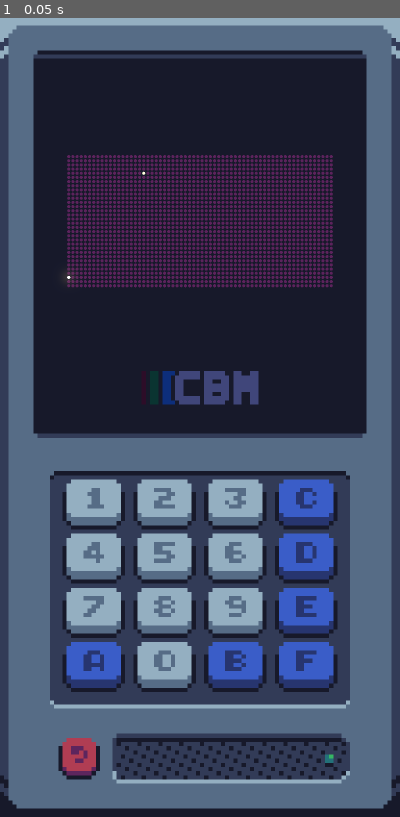
Above: before the commit, frame 1.
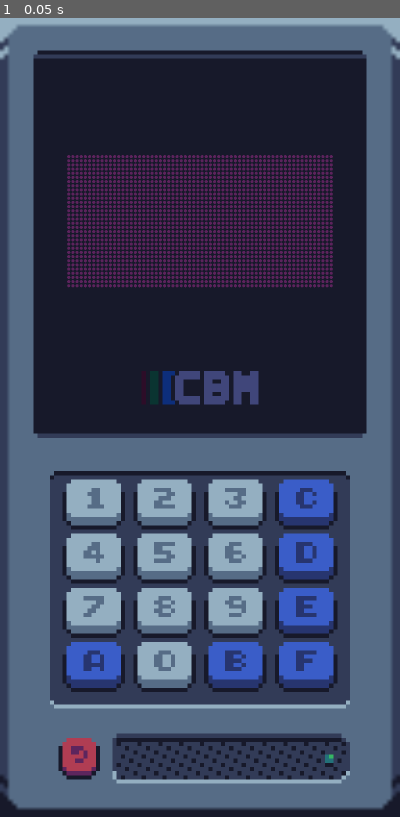
Above: after the commit, the same moment.

Repository: CatMeowByte/chip_byte_micro
Game: Godot game, scene res://source/scenes/main.tscn
Same seed, same stepped clock (60 frames per second), same inputs: the game is played once before the commit and once after it.
Inputs:
- Up to frame 1 (0.05 s): no input

The runs differ from the first frame. In frame 1, 0.2% of the frame differs, in the area x 0-100%, y 1-100%.
Error before the commit: Cannot call method 'eof_reached' on a null value. (res://source/scripts/core.gd:31)

Commit message:
svdndgkhvsdnlsknfms

Diff:
--- a/project.godot
+++ b/project.godot
@@ -13,7 +13,6 @@
 config/name="CHIP-Byte Micro"
 run/main_scene="uid://pvharl2pwbct"
 config/features=PackedStringArray("4.4", "GL Compatibility")
-run/max_fps=10
 boot_splash/bg_color=Color(0.337255, 0.423529, 0.52549, 1)
 boot_splash/fullsize=false
 boot_splash/use_filter=false
--- a/source/scenes/main.tscn
+++ b/source/scenes/main.tscn
@@ -1,6 +1,7 @@
-[gd_scene load_steps=9 format=3 uid="uid://pvharl2pwbct"]
+[gd_scene load_steps=10 format=3 uid="uid://pvharl2pwbct"]
 
 [ext_resource type="Script" uid="uid://bun5owrp8n5nm" path="res://source/scripts/core.gd" id="1_7iyis"]
+[ext_resource type="Script" uid="uid://bqfr1pi2io0mh" path="res://source/scripts/main.gd" id="1_rvs5q"]
 [ext_resource type="Texture2D" uid="uid://dka22k4kgsg5a" path="res://source/images/background_cover.png" id="1_t081b"]
 [ext_resource type="Script" uid="uid://bot5dwdp6npf1" path="res://source/scripts/gui/split_container_orientation.gd" id="1_ywmtt"]
 [ext_resource type="PackedScene" uid="uid://ssryli5jpdkl" path="res://source/scenes/side_top.tscn" id="4_ywmtt"]
@@ -19,19 +20,22 @@
 [sub_resource type="Environment" id="Environment_7iyis"]
 background_mode = 3
 glow_enabled = true
-glow_intensity = 1.0
+glow_intensity = 0.25
 
-[node name="Main" type="Control"]
-texture_filter = 1
+[node name="Main" type="Node" node_paths=PackedStringArray("Core", "Display")]
+script = ExtResource("1_rvs5q")
+Core = NodePath("Core")
+Display = NodePath("Interface/Split/MarginTop/Top/VBoxContainer/AspectContainer/Display")
+
+[node name="Interface" type="Control" parent="."]
 layout_mode = 3
 anchors_preset = 15
 anchor_right = 1.0
 anchor_bottom = 1.0
 grow_horizontal = 2
 grow_vertical = 2
-script = ExtResource("1_7iyis")
 
-[node name="Panel" type="Panel" parent="."]
+[node name="Panel" type="Panel" parent="Interface"]
 layout_mode = 1
 anchors_preset = 15
 anchor_right = 1.0
@@ -40,7 +44,7 @@
 grow_vertical = 2
 theme_override_styles/panel = SubResource("StyleBoxTexture_rvs5q")
 
-[node name="Split" type="SplitContainer" parent="."]
+[node name="Split" type="SplitContainer" parent="Interface"]
 layout_mode = 1
 anchors_preset = 15
 anchor_right = 1.0
@@ -55,8 +59,9 @@
 vertical = true
 drag_area_highlight_in_editor = true
 script = ExtResource("1_ywmtt")
+metadata/_custom_type_script = "uid://bot5dwdp6npf1"
 
-[node name="MarginTop" type="MarginContainer" parent="Split"]
+[node name="MarginTop" type="MarginContainer" parent="Interface/Split"]
 layout_mode = 2
 size_flags_horizontal = 3
 size_flags_vertical = 3
@@ -65,22 +70,29 @@
 theme_override_constants/margin_right = 8
 theme_override_constants/margin_bottom = 4
 
-[node name="Top" parent="Split/MarginTop" instance=ExtResource("4_ywmtt")]
+[node name="Top" parent="Interface/Split/MarginTop" instance=ExtResource("4_ywmtt")]
 unique_name_in_owner = true
 layout_mode = 2
 
-[node name="MarginBottom" type="MarginContainer" parent="Split"]
+[node name="MarginBottom" type="MarginContainer" parent="Interface/Split"]
 layout_mode = 2
 theme_override_constants/margin_left = 8
 theme_override_constants/margin_top = 4
 theme_override_constants/margin_right = 8
 theme_override_constants/margin_bottom = 8
 
-[node name="Bottom" parent="Split/MarginBottom" instance=ExtResource("7_rvs5q")]
+[node name="Bottom" parent="Interface/Split/MarginBottom" instance=ExtResource("7_rvs5q")]
 unique_name_in_owner = true
 layout_mode = 2
 
 [node name="World" type="WorldEnvironment" parent="."]
 environment = SubResource("Environment_7iyis")
 
-[connection signal="resized" from="Split" to="Split" method="_on_resized"]
+[node name="Core" type="Node" parent="."]
+unique_name_in_owner = true
+script = ExtResource("1_7iyis")
+metadata/_custom_type_script = "uid://bun5owrp8n5nm"
+
+[connection signal="resized" from="Interface/Split" to="Interface/Split" method="_on_resized"]
+
+[editable path="Interface/Split/MarginTop/Top"]
--- a/source/scenes/side_bottom.tscn
+++ b/source/scenes/side_bottom.tscn
@@ -198,6 +198,7 @@
 passby_press = true
 action = "1"
 script = ExtResource("2_7qcbo")
+metadata/_custom_type_script = "uid://c1ynbrqisklim"
 
 [node name="2" type="TouchScreenButton" parent="Node2D/ButtonPad"]
 position = Vector2(17, 0)
@@ -208,6 +209,7 @@
 passby_press = true
 action = "2"
 script = ExtResource("2_7qcbo")
+metadata/_custom_type_script = "uid://c1ynbrqisklim"
 
 [node name="3" type="TouchScreenButton" parent="Node2D/ButtonPad"]
 position = Vector2(34, 0)
@@ -218,6 +220,7 @@
 passby_press = true
 action = "3"
 script = ExtResource("2_7qcbo")
+metadata/_custom_type_script = "uid://c1ynbrqisklim"
 
 [node name="4" type="TouchScreenButton" parent="Node2D/ButtonPad"]
 position = Vector2(0, 13)
@@ -228,6 +231,7 @@
 passby_press = true
 action = "4"
 script = ExtResource("2_7qcbo")
+metadata/_custom_type_script = "uid://c1ynbrqisklim"
 
 [node name="5" type="TouchScreenButton" parent="Node2D/ButtonPad"]
 position = Vector2(17, 13)
@@ -238,6 +242,7 @@
 passby_press = true
 action = "5"
 script = ExtResource("2_7qcbo")
+metadata/_custom_type_script = "uid://c1ynbrqisklim"
 
 [node name="6" type="TouchScreenButton" parent="Node2D/ButtonPad"]
 position = Vector2(34, 13)
@@ -248,6 +253,7 @@
 passby_press = true
 action = "6"
 script = ExtResource("2_7qcbo")
+metadata/_custom_type_script = "uid://c1ynbrqisklim"
 
 [node name="7" type="TouchScreenButton" parent="Node2D/ButtonPad"]
 position = Vector2(0, 26)
@@ -258,6 +264,7 @@
 passby_press = true
 action = "7"
 script = ExtResource("2_7qcbo")
+metadata/_custom_type_script = "uid://c1ynbrqisklim"
 
 [node name="8" type="TouchScreenButton" parent="Node2D/ButtonPad"]
 position = Vector2(17, 26)
@@ -268,6 +275,7 @@
 passby_press = true
 action = "8"
 script = ExtResource("2_7qcbo")
+metadata/_custom_type_script = "uid://c1ynbrqisklim"
 
 [node name="9" type="TouchScreenButton" parent="Node2D/ButtonPad"]
 position = Vector2(34, 26)
@@ -278,6 +286,7 @@
 passby_press = true
 action = "9"
 script = ExtResource("2_7qcbo")
+metadata/_custom_type_script = "uid://c1ynbrqisklim"
 
 [node name="A" type="TouchScreenButton" parent="Node2D/ButtonPad"]
 position = Vector2(0, 39)
@@ -288,6 +297,7 @@
 passby_press = true
 action = "A"
 script = ExtResource("2_7qcbo")
+metadata/_custom_type_script = "uid://c1ynbrqisklim"
 
 [node name="B" type="TouchScreenButton" parent="Node2D/ButtonPad"]
 position = Vector2(34, 39)
@@ -298,6 +308,7 @@
 passby_press = true
 action = "B"
 script = ExtResource("2_7qcbo")
+metadata/_custom_type_script = "uid://c1ynbrqisklim"
 
 [node name="C" type="TouchScreenButton" parent="Node2D/ButtonPad"]
 position = Vector2(51, 0)
@@ -308,6 +319,7 @@
 passby_press = true
 action = "C"
 script = ExtResource("2_7qcbo")
+metadata/_custom_type_script = "uid://c1ynbrqisklim"
 
 [node name="D" type="TouchScreenButton" parent="Node2D/ButtonPad"]
 position = Vector2(51, 13)
@@ -318,6 +330,7 @@
 passby_press = true
 action = "D"
 script = ExtResource("2_7qcbo")
+metadata/_custom_type_script = "uid://c1ynbrqisklim"
 
 [node name="E" type="TouchScreenButton" parent="Node2D/ButtonPad"]
 position = Vector2(51, 26)
@@ -328,6 +341,7 @@
 passby_press = true
 action = "E"
 script = ExtResource("2_7qcbo")
+metadata/_custom_type_script = "uid://c1ynbrqisklim"
 
 [node name="F" type="TouchScreenButton" parent="Node2D/ButtonPad"]
 position = Vector2(51, 39)
@@ -338,6 +352,7 @@
 passby_press = true
 action = "F"
 script = ExtResource("2_7qcbo")
+metadata/_custom_type_script = "uid://c1ynbrqisklim"
 
 [node name="0" type="TouchScreenButton" parent="Node2D/ButtonPad"]
 position = Vector2(17, 39)
@@ -348,6 +363,7 @@
 passby_press = true
 action = "0"
 script = ExtResource("2_7qcbo")
+metadata/_custom_type_script = "uid://c1ynbrqisklim"
 
 [node name="Reset" type="TouchScreenButton" parent="Node2D"]
 position = Vector2(2, 64)
@@ -357,6 +373,7 @@
 shape_visible = false
 action = "Reset"
 script = ExtResource("2_7qcbo")
+metadata/_custom_type_script = "uid://c1ynbrqisklim"
 
 [node name="Beeper" type="AnimatedSprite2D" parent="Node2D"]
 position = Vector2(44, 69)
--- a/source/scenes/side_top.tscn
+++ b/source/scenes/side_top.tscn
@@ -44,6 +44,7 @@
 layout_mode = 2
 texture = ExtResource("3_emef4")
 script = ExtResource("4_iisak")
+metadata/_custom_type_script = "uid://bfjhweaffp06x"
 
 [node name="TextureRect" type="TextureRect" parent="VBoxContainer"]
 modulate = Color(0.265, 0.2885, 0.5, 1)
--- a/source/scripts/core.gd
+++ b/source/scripts/core.gd
@@ -1,31 +1,69 @@
 extends Node
+class_name CBMCore
 
-@onready var Display: TextureRect = %Top/%Display
+const VIDEO: Dictionary[String, int] = {
+	WIDTH = 64,
+	HEIGHT = 32,
+}
+const FONT: Array[int] = [
+	0xE0, 0xA0, 0xA0, 0xA0, 0xE0, # 0
+	0xC0, 0x40, 0x40, 0x40, 0xE0, # 1
+	0xE0, 0x20, 0xE0, 0x80, 0xE0, # 2
+	0xE0, 0x20, 0xE0, 0x20, 0xE0, # 3
+	0xA0, 0xA0, 0xE0, 0x20, 0x20, # 4
+	0xE0, 0x80, 0xE0, 0x20, 0xE0, # 5
+	0xE0, 0x80, 0xE0, 0xA0, 0xE0, # 6
+	0xE0, 0x20, 0x40, 0x40, 0x40, # 7
+	0xE0, 0xA0, 0xE0, 0xA0, 0xE0, # 8
+	0xE0, 0xA0, 0xE0, 0x20, 0xE0, # 9
+	0xE0, 0xA0, 0xE0, 0xA0, 0xA0, # A
+	0xC0, 0xA0, 0xE0, 0xA0, 0xC0, # B
+	0xE0, 0x80, 0x80, 0x80, 0xE0, # C
+	0xC0, 0xA0, 0xA0, 0xA0, 0xC0, # D
+	0xE0, 0x80, 0xE0, 0x80, 0xE0, # E
+	0xE0, 0x80, 0xE0, 0x80, 0x80  # F
+]
 
 var memory: PackedByteArray # 4096 byte
-var buffer: PackedByteArray # 2048 bit / 8 = 256 byte
+var buffer: PackedByteArray # should be 256 byte but 2048 for convenience
 var register: PackedByteArray # 16 byte
-var stack: PackedInt32Array # 16 * 2 byte
+var stack: PackedInt32Array # should be 16 * 2 byte but only exist int32
 
-var delay: int = 0 # 8 byte
-var sound: int = 0 # 8 byte
+var delay: int = 0 # 1 byte
+var sound: int = 0 # 1 byte
 
-var counter: int = 0 # 8 byte
+var counter: int = 0 # 2 byte
 var pointer: int = 0 # 2 byte
 
 
-func _ready() -> void:
+func init() -> void:
 	memory.resize(4096)
-	buffer.resize(64 * 32)
+	buffer.resize(VIDEO.WIDTH * VIDEO.HEIGHT)
+	register.resize(16)
+	stack.resize(16)
 
-	cartridge_load("/media/beta/game/chip 8/IBM Logo.ch8")
+	memory.fill(0)
+	buffer.fill(0)
+	register.fill(0)
+	stack.fill(0)
 
-func _process(_delta: float) -> void:
-	buffer.fill(0)
-	execute()
-	Display.flip(buffer)
+	delay = 0
+	sound = 0
+	counter = 0
+	pointer = 0
+
+	# Load font
+	for i: int in FONT.size():
+		memory[0x50 + i] = FONT[i]
+
 
 func cartridge_load(path: String) -> void:
+	if not path.to_lower().ends_with(".ch8"):
+		printerr("CARTRIDGE INVALID: ", path)
+		return
+
+	init()
+
 	var cartridge: FileAccess = FileAccess.open(path, FileAccess.READ)
 	pointer = 0x200
 	while not cartridge.eof_reached():
@@ -35,5 +73,69 @@
 		memory[pointer] = cartridge.get_8()
 		pointer += 1
 
+	counter = 0x200
+	print("CARTRIDGE LOADED: ", path)
+
+
 func execute() -> void:
-	buffer[(randi_range(0, 31) * 64) + randi_range(0, 63)] = 1
+	var opcode: int = memory[counter] << 8 | memory[counter + 1]
+	var is_increment: bool = true
+	match opcode & 0xF000:
+		# Core
+		0x0000:
+			match opcode & 0xFF:
+				# Clear
+				0xE0:
+					buffer.fill(0)
+				0xEE:
+					pass
+
+		# Jump Counter
+		0x1000:
+			counter = opcode & 0xFFF
+			is_increment = false
+
+		# Set Register
+		0x6000:
+			register[(opcode & 0xF00) >> 8] = opcode & 0xFF
+
+		# Add Register
+		0x7000:
+			# Does not affect carry register[0xF]
+			# Wrap around 8 bit
+			register[(opcode & 0xF00) >> 8] += opcode & 0xFF
+
+		# Jump Pointer
+		0xA000:
+			pointer = opcode & 0xFFF
+
+		# Draw Sprite
+		0xD000:
+			var x: int = register[(opcode & 0xF00) >> 8]
+			var y: int = register[(opcode & 0xF0) >> 4]
+			var h: int = opcode & 0xF
+
+			register[0xF] = 0 # Reset carry collision
+
+			for row: int in range(h):
+				var byte: int = memory[pointer + row] # 1 byte width
+				for i: int in range(8):
+					var bit: int = (byte >> (7 - i)) & 1
+					# Pixel position with edge wrap
+					var draw_x = (x + i) % VIDEO.WIDTH
+					var draw_y = (y + row) % VIDEO.HEIGHT
+					var pos = draw_y * VIDEO.WIDTH + draw_x
+
+					# Carry collision
+					if buffer[pos] and bit: register[0xF] = 1
+					buffer[pos] ^= bit
+
+		# System
+		0xF000:
+			var i: int = register[(opcode & 0xF00) >> 8]
+			match opcode & 0xFF:
+				0x29:
+					pointer = 0x50 + (i * 5)
+
+
+	if is_increment: counter = clampi(counter + 2, 0, 4096 - 2)  # 2 byte opcode size
--- a/source/scripts/gui/split_container_orientation.gd
+++ b/source/scripts/gui/split_container_orientation.gd
@@ -1,5 +1,5 @@
 extends SplitContainer
-
+class_name SplitContainerDynamic
 
 func _on_resized() -> void:
 	vertical = size.y >= size.x
--- a/source/scripts/gui/touchscreen_button_action.gd
+++ b/source/scripts/gui/touchscreen_button_action.gd
@@ -1,4 +1,5 @@
 extends TouchScreenButton
+class_name TouchScreenButtonAction
 
 var _tex: Array[Texture2D]
 
--- /dev/null
+++ b/source/scripts/main.gd
@@ -0,0 +1,18 @@
+extends Node
+
+@export var Core: CBMCore
+@export var Display: TextureDisplay
+
+func _ready():
+	get_window().files_dropped.connect(on_files_dropped)
+	Core.init()
+
+
+func _process(_delta: float) -> void:
+	for i in range(128):
+		Core.execute()
+	Display.flip(Core.buffer)
+
+
+func on_files_dropped(files: PackedStringArray) -> void:
+	Core.cartridge_load(files[0])
--- a/source/scripts/video.gd
+++ b/source/scripts/video.gd
@@ -1,4 +1,5 @@
 extends TextureRect
+class_name TextureDisplay
 
 @export var width: int = 64
 @export var height: int = 32
Not shown, added: source/scripts/main.gd.uid
Not shown, changed: docs/index.html
Not shown, changed: docs/index.pck
Not shown, changed: docs/index.service.worker.js
